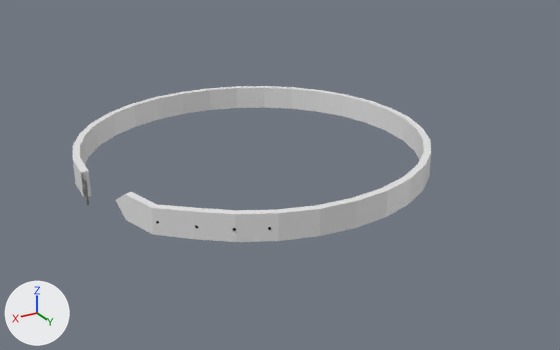
The FBX model working/subahu/belt/belt.fbx, before and after one commit.
The view is the same before and after, from a camera (50 mm lens) standing at (1.065, 1.783, 0.799) and looking at (0.007, 0.019, -0.082). The axes (+X, +Y, +Z) are drawn at lower left. The lights are the same throughout. Where no turn or scale is listed for an object, it has been applied to the vertices.
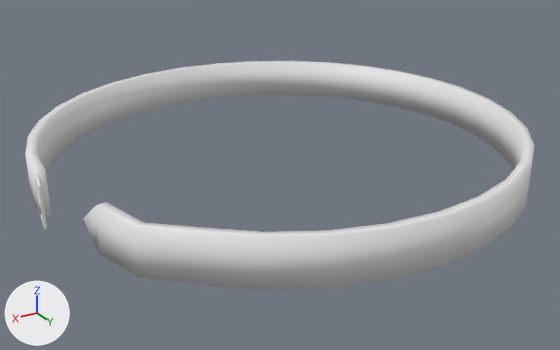
Where the newer file only moved an object's origin or applied its transform, the numbers keep the older frame.

Boxes (x1, y1, x2, y2) around the edits, measured in the pictures (560 x 350 px):
'belt', added
    after: (25, 61, 535, 290)
'Cylinder', deleted
    before: (72, 86, 431, 242)

Patch to the scene script:
```diff
--- a/working/subahu/belt/belt.fbx.py
+++ b/working/subahu/belt/belt.fbx.py
@@ me_cylinder_001 @@
+me_cylinder_001.from_pydata(...)  # 130 vertices, 127 faces; spans x -0.701..0.685, y -0.7..0.686, z -0.104..0.067
@@ ob_cylinder @@
-ob_cylinder = bpy.data.objects.new('Cylinder', me_mesh)
-ob_cylinder.location = (0.065, -0.035, -0.007)
@@ ob_belt @@
+ob_belt = bpy.data.objects.new('belt', me_cylinder_001)
+ob_belt.location = (0.0, 0.0, 0.0)
```
